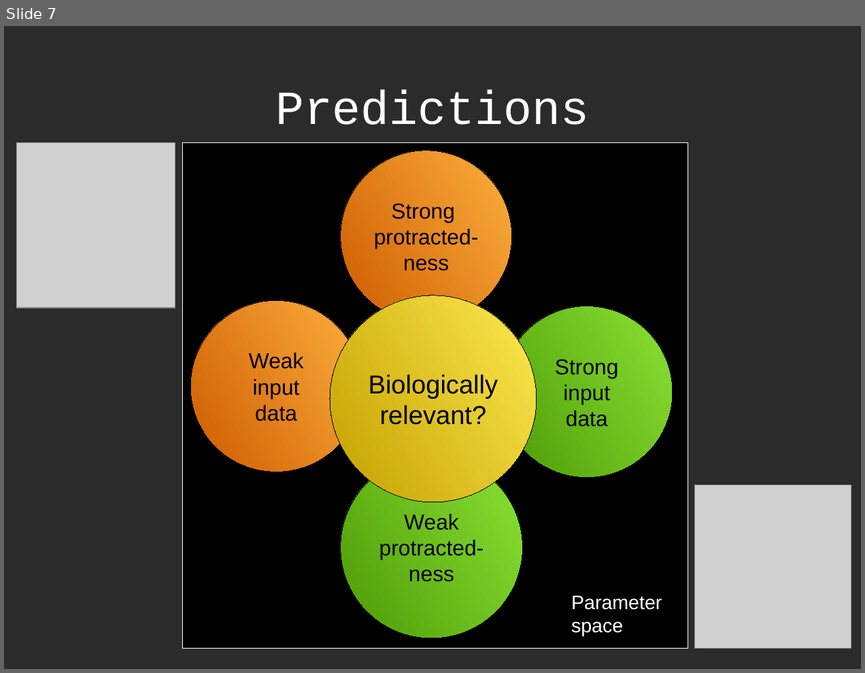
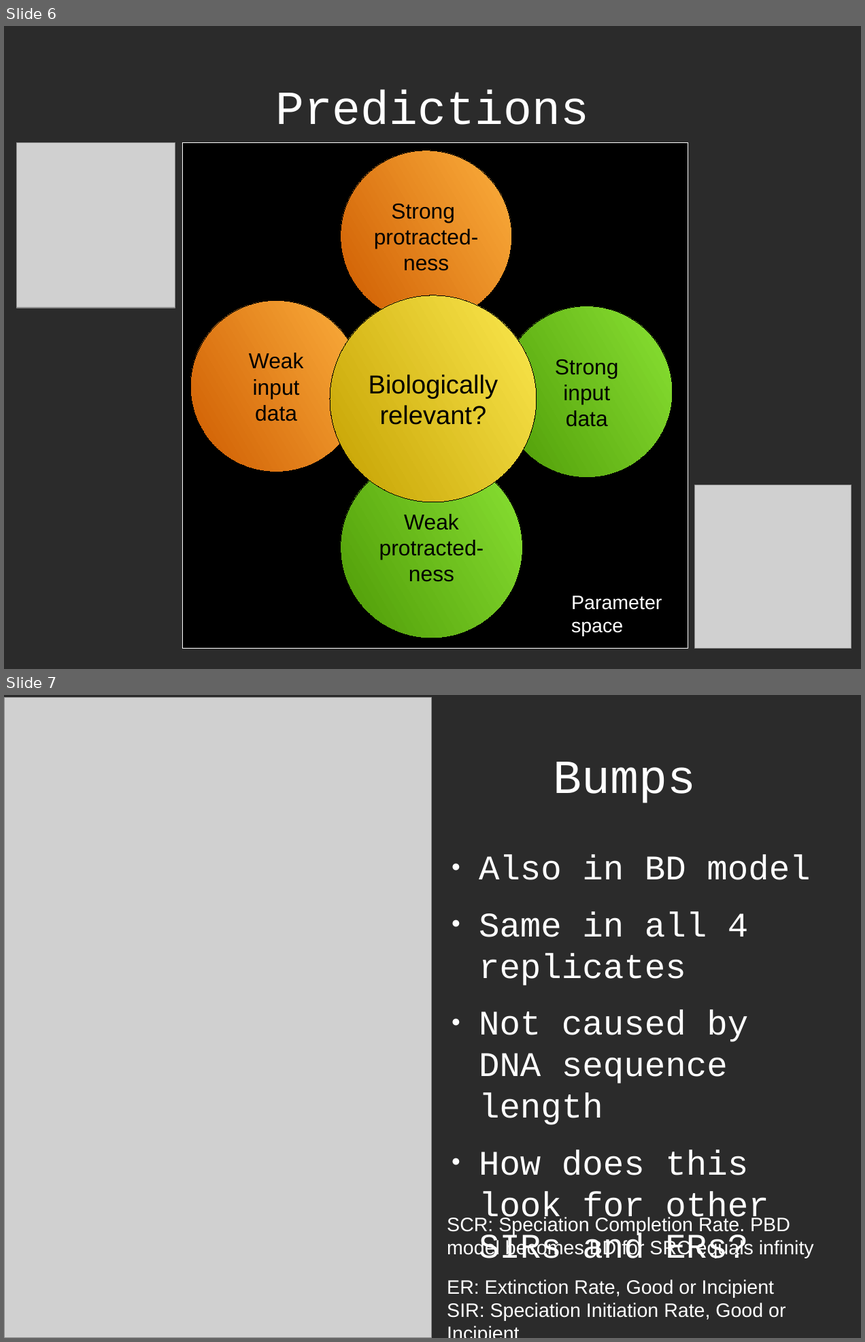
Before and after one commit to richelbilderbeek/Science, a slide deck: Bilderbeek20161214TeceMeeting/20161214TeceMeeting.odp. Shown one above the other, each under a label of ours: slide 7 before the commit, slides 6 and 7 after it. The pictures are 865x673 and 865x1342 pixels, drawn with LibreOffice and Linux fonts; fonts in the diff are those of the drawing; grey boxes stand for pictures; background and template pictures are left out; a plain dark background stands for a picture behind light text. Boxes give left, top, right and bottom in pixels: in the first picture for what was removed or moved away, otherwise in the second. Text is boxed around its words. In the diff, an @@ line names an element or a change of style, - is before the commit and + after.

```diff
--- a/Bilderbeek20161214TeceMeeting/20161214TeceMeeting.odp
+++ b/Bilderbeek20161214TeceMeeting/20161214TeceMeeting.odp
@@ slide 7 added at [4, 695, 861, 1338], background picture (left out) @@
@@ picture added at [4, 697, 432, 1338] @@
@@ title added at [553, 762, 696, 803], 44 pt, text #FFFFFF @@
+Bumps
@@ text added at [479, 855, 810, 1258], 32 pt, text #FFFFFF @@
+● Also in BD model
+● Same in all 4 replicates
+● Not caused by DNA sequence length
+● How does this look for other SIRs and ERs?
@@ text added at [447, 1216, 814, 1258], 18 pt, text #FFFFFF @@
+SCR: Speciation Completion Rate. PBD model becomes BD for SRC equals infinity
@@ text added at [447, 1279, 785, 1320], 18 pt, text #FFFFFF @@
+ER: Extinction Rate, Good or Incipient
+SIR: Speciation Initiation Rate, Good or Incipient
@@ what was slide 7 is now slide 6 @@
```
Also in this commit, not shown: 1 slide changed, 6 other slides added, 4 slides removed, 7 other files.
